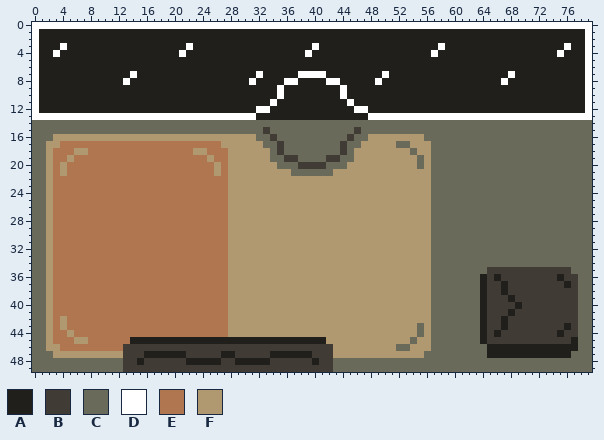
Edited in one commit: pixel-art file (Lost In Telegraphy/Assets/Sprites/Files/Typing Desk.aseprite). Above, as it was before the edit.
80x50 pixels, 1 frame.
Visible layers, top first: "Glass", "Outside", "Word dispenser", "Desk".
Palette (. is transparent): A #211f1c  B #403b35  C #696a59  D #ffffff  E #b0764f  F #b09971
Pixels before (only the part around the change), first column x 58:
11 AAAAAAAAAAAAAAAAAAAAAD
12 AAAAAAAAAAAAAAAAAAAAAD
13 DDDDDDDDDDDDDDDDDDDDDD
14 CCCCCCCCCCCCCCCCCCCCCC
15 CCCCCCCCCCCCCCCCCCCCCC
16 CCCCCCCCCCCCCCCCCCCCCC
17 CCCCCCCCCCCCCCCCCCCCCC
18 CCCCCCCCCCCCCCCCCCCCCC
19 CCCCCCCCCCCCCCCCCCCCCC
20 CCCCCCCCCCCCCCCCCCCCCC
21 CCCCCCCCCCCCCCCCCCCCCC
22 CCCCCCCCCCCCCCCCCCCCCC
23 CCCCCCCCCCCCCCCCCCCCCC
24 CCCCCCCCCCCCCCCCCCCCCC
25 CCCCCCCCCCCCCCCCCCCCCC
26 CCCCCCCCCCCCCCCCCCCCCC
27 CCCCCCCCCCCCCCCCCCCCCC
28 CCCCCCCCCCCCCCCCCCCCCC
29 CCCCCCCCCCCCCCCCCCCCCC
After the commit:
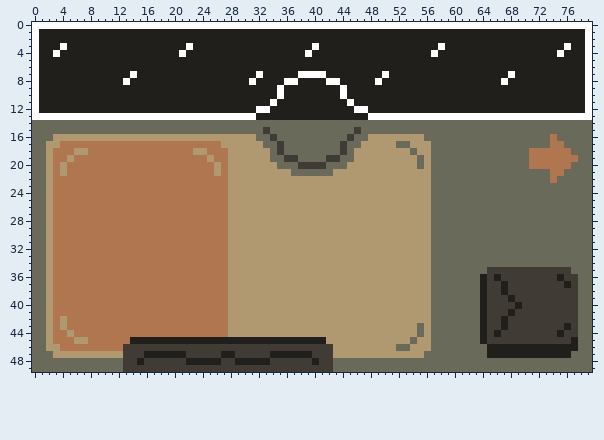
Diff:
layer "Arrow" now shown
Changed rows in their new state; - is an unchanged pixel.
Layer "Arrow":
first column x 71:
16 ---E---
17 ---EE--
18 EEEEEE-
19 EEEEEEE
20 EEEEEE-
21 ---EE--
22 ---E---
